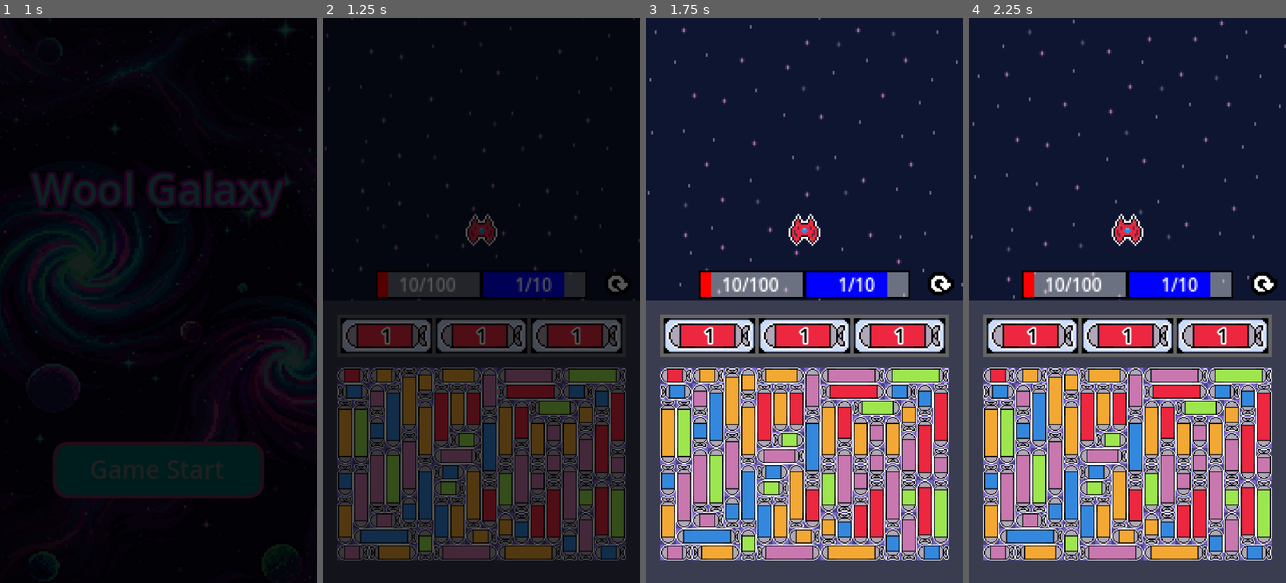
Above: before the commit, frames 1-4 (left to right).
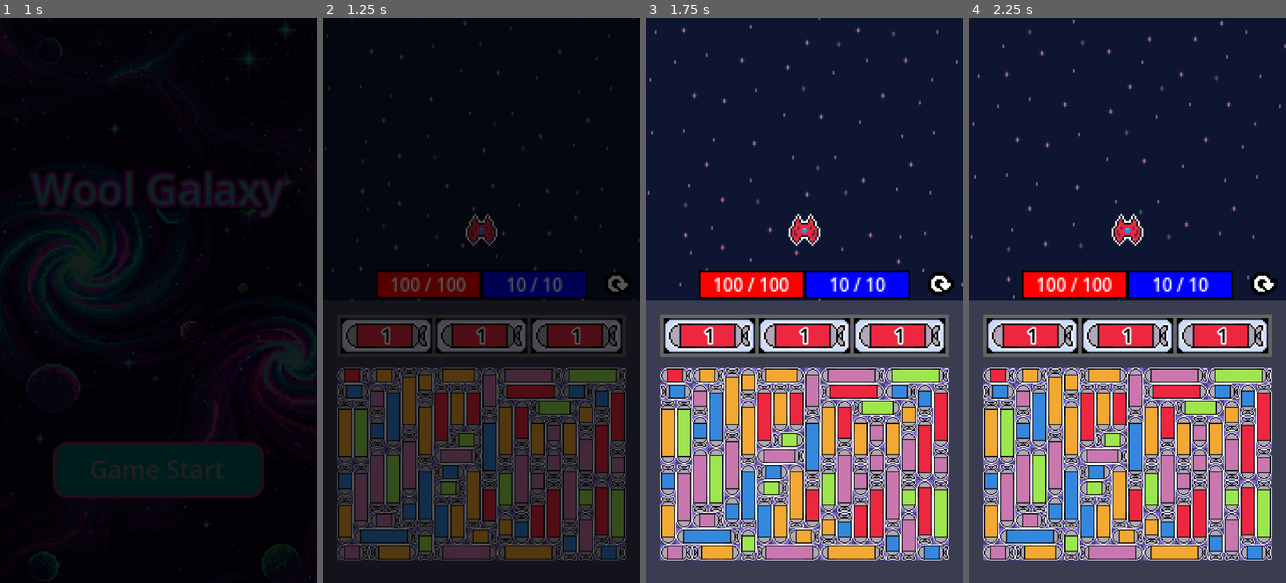
Above: after the commit, the same moments.

Repository: ZoNaDak/GalaxyPuzzleShooter_ProtoType
Game: Godot game, scene res://game/scenes/title/title_scene.tscn
Two runs of this game, one before a commit and one after it. Both use one fixed random seed, a clock stepped at 60 frames per second and the inputs below.
Inputs:
- Up to frame 1 (1 s): click "Game Start" at 0.5 s
- Up to frame 2 (1.25 s): no input
- Up to frame 3 (1.75 s): no input
- Up to frame 4 (2.25 s): no input

Frame 1 is identical in both runs. In frame 2, 1.7% of the frame differs, in the area x 20-83%, y 45-50%; in frame 3, 1.9%; in frame 4, 1.9%.

Commit message:
Apply Player Data To PlayerUI

Diff:
--- a/wool-galaxy-proto/game/scenes/main/main_scene.gd
+++ b/wool-galaxy-proto/game/scenes/main/main_scene.gd
@@ -21,7 +21,14 @@
 
 func _ready() -> void:
 	super._ready()
+
+	_initialize()
+
 	await SystemUIManager.fade_in(0.5)
+
+func _initialize():
+	_player.initialize()
+	_player_ui.initialize(_player.player_data)
 
 #endregion
 
--- a/wool-galaxy-proto/game/ui/player_ui.gd
+++ b/wool-galaxy-proto/game/ui/player_ui.gd
@@ -11,8 +11,33 @@
 @export var _player_mp_UI: ProgressBar
 @export var _player_mp_label: Label
 
+var cur_hp: int
+var max_hp: int
+
+var cur_mp: int
+var max_mp: int
+
 #endregion
 
 #region Methods
 
+func initialize(data: PlayerData):
+	max_hp = data.max_hp
+	_player_hp_UI.max_value = data.max_hp
+	set_cur_hp(max_hp)
+
+	max_mp = data.max_mp
+	_player_mp_UI.max_value = data.max_mp
+	set_cur_mp(max_mp)
+
+func set_cur_hp(hp: int):
+	cur_hp = hp
+	_player_hp_UI.value = hp
+	_player_hp_label.text = "%d / %d" % [cur_hp, max_hp]
+
+func set_cur_mp(mp: int):
+	cur_mp = mp
+	_player_mp_UI.value = mp
+	_player_mp_label.text = "%d / %d" % [cur_mp, max_mp]
+
 #endregion
